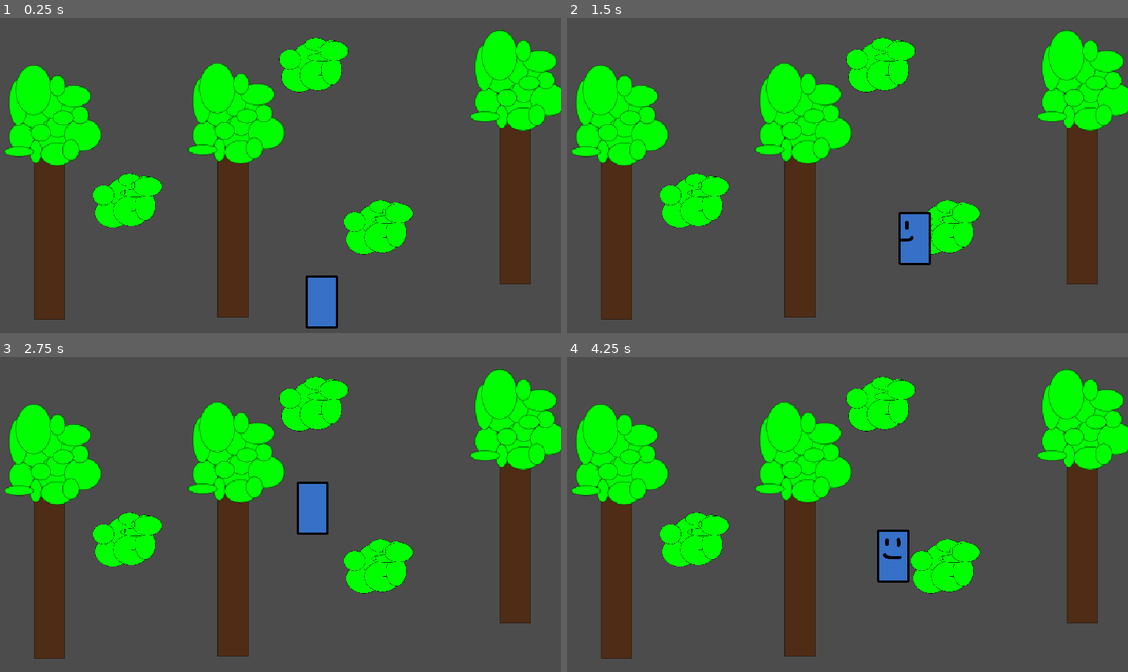
Above: before the commit, frames 1-4 (two rows, left to right).
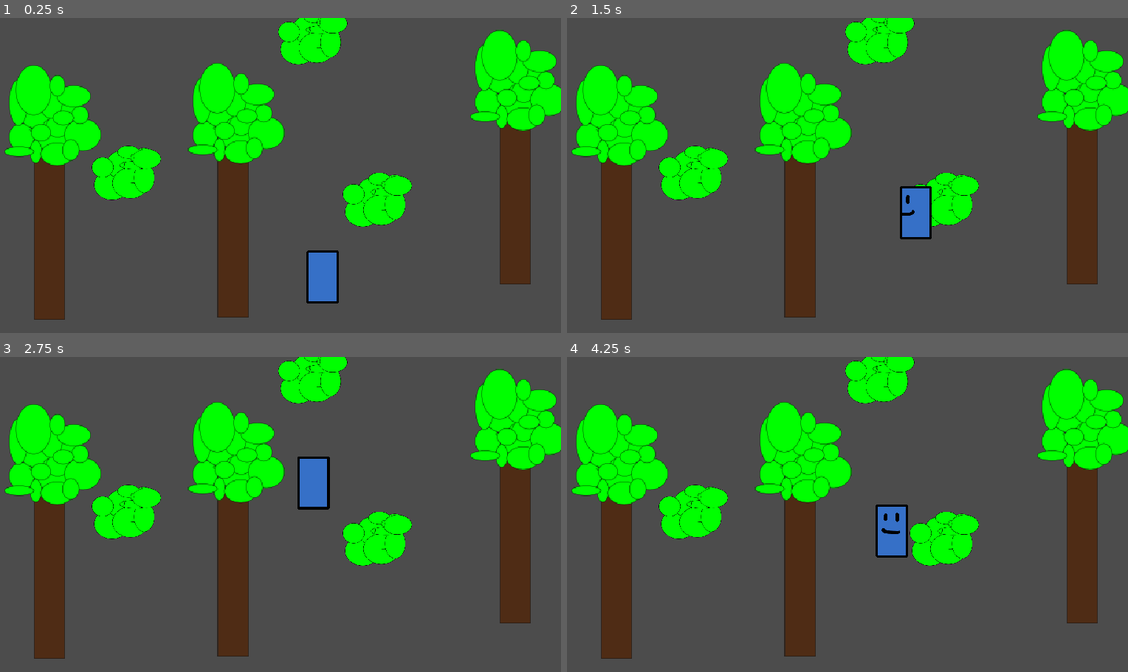
Above: after the commit, the same moments.

Repository: OpenLearningQuest/game
Game: Godot game, scene res://scenes/places/place_one.tscn
Same seed, same stepped clock (60 frames per second), same inputs: the game is played once before the commit and once after it.
Inputs (mouse positions are in pixels of both pictures, inside the frame that each line leads up to):
- Up to frame 1 (0.25 s): no input
- Up to frame 2 (1.5 s): tap Enter at 0.5 s; move the mouse to (965, 166) at 0.52 s; press the mouse at (965, 166) at 0.53 s; move the mouse to (712, 200) at 1.27 s; release the mouse at (712, 200) at 1.28 s; click (712, 200) at 1.35 s
- Up to frame 3 (2.75 s): move the mouse to (325, 451) at 2.02 s; press the mouse at (325, 451) at 2.03 s
- Up to frame 4 (4.25 s): move the mouse to (802, 590) at 2.77 s; release the mouse at (802, 590) at 2.78 s; click (802, 590) at 2.85 s; move the mouse to (1010, 574) at 3.52 s; press the mouse at (1010, 574) at 3.53 s

The runs differ from the first frame. In frame 1, 7.1% of the frame differs, in the area x 16-74%, y 0-99%; in frame 2, 6.6%; in frame 3, 7.1%; in frame 4, 7.2%, in the area x 16-74%, y 0-76%.

Commit message:
Tweak interactivity

Diff:
--- a/project/resources/scenery/source/tree-and-bush.svg
+++ b/project/resources/scenery/source/tree-and-bush.svg
@@ -161,8 +161,8 @@
        x="145.90225"
        y="170.8726"
        inkscape:export-filename="/media/brylie/SecondHD/Code/OpenLearningQuest/game/project/resources/scenery/tree.png"
-       inkscape:export-xdpi="96"
-       inkscape:export-ydpi="96" />
+       inkscape:export-xdpi="36.919998"
+       inkscape:export-ydpi="36.919998" />
     <ellipse
        style="fill:#00ff00;stroke:#000000;stroke-width:0.264583;stroke-linejoin:bevel"
        id="path1379"
@@ -171,8 +171,8 @@
        rx="15.775093"
        ry="6.9516673"
        inkscape:export-filename="/media/brylie/SecondHD/Code/OpenLearningQuest/game/project/resources/scenery/tree.png"
-       inkscape:export-xdpi="96"
-       inkscape:export-ydpi="96" />
+       inkscape:export-xdpi="36.919998"
+       inkscape:export-ydpi="36.919998" />
     <ellipse
        style="fill:#00ff00;stroke:#000000;stroke-width:0.264583;stroke-linejoin:bevel"
        id="path1381"
@@ -181,8 +181,8 @@
        rx="9.3768978"
        ry="10.177717"
        inkscape:export-filename="/media/brylie/SecondHD/Code/OpenLearningQuest/game/project/resources/scenery/tree.png"
-       inkscape:export-xdpi="96"
-       inkscape:export-ydpi="96" />
+       inkscape:export-xdpi="36.919998"
+       inkscape:export-ydpi="36.919998" />
     <ellipse
        style="fill:#00ff00;stroke:#000000;stroke-width:0.264583;stroke-linejoin:bevel"
        id="path1383"
@@ -191,8 +191,8 @@
        rx="4.4179955"
        ry="8.4792595"
        inkscape:export-filename="/media/brylie/SecondHD/Code/OpenLearningQuest/game/project/resources/scenery/tree.png"
-       inkscape:export-xdpi="96"
-       inkscape:export-ydpi="96" />
+       inkscape:export-xdpi="36.919998"
+       inkscape:export-ydpi="36.919998" />
     <ellipse
        style="fill:#00ff00;stroke:#000000;stroke-width:0.264583;stroke-linejoin:bevel"
        id="path1385"
@@ -201,8 +201,8 @@
        rx="12.155443"
        ry="8.5409842"
        inkscape:export-filename="/media/brylie/SecondHD/Code/OpenLearningQuest/game/project/resources/scenery/tree.png"
-       inkscape:export-xdpi="96"
-       inkscape:export-ydpi="96" />
+       inkscape:export-xdpi="36.919998"
+       inkscape:export-ydpi="36.919998" />
     <ellipse
        style="fill:#00ff00;stroke:#000000;stroke-width:0.264583;stroke-linejoin:bevel"
        id="path1387"
@@ -211,8 +211,8 @@
        rx="12.76481"
        ry="8.7206402"
        inkscape:export-filename="/media/brylie/SecondHD/Code/OpenLearningQuest/game/project/resources/scenery/tree.png"
-       inkscape:export-xdpi="96"
-       inkscape:export-ydpi="96" />
+       inkscape:export-xdpi="36.919998"
+       inkscape:export-ydpi="36.919998" />
     <ellipse
        style="fill:#00ff00;stroke:#000000;stroke-width:0.264583;stroke-linejoin:bevel"
        id="path1389"
@@ -221,8 +221,8 @@
        rx="8.6155024"
        ry="2.9608946"
        inkscape:export-filename="/media/brylie/SecondHD/Code/OpenLearningQuest/game/project/resources/scenery/tree.png"
-       inkscape:export-xdpi="96"
-       inkscape:export-ydpi="96" />
+       inkscape:export-xdpi="36.919998"
+       inkscape:export-ydpi="36.919998" />
     <ellipse
        style="fill:#00ff00;stroke:#000000;stroke-width:0.264583;stroke-linejoin:bevel"
        id="path1391"
@@ -231,8 +231,8 @@
        rx="6.8759308"
        ry="4.2216516"
        inkscape:export-filename="/media/brylie/SecondHD/Code/OpenLearningQuest/game/project/resources/scenery/tree.png"
-       inkscape:export-xdpi="96"
-       inkscape:export-ydpi="96" />
+       inkscape:export-xdpi="36.919998"
+       inkscape:export-ydpi="36.919998" />
     <ellipse
        style="fill:#00ff00;stroke:#000000;stroke-width:0.264583;stroke-linejoin:bevel"
        id="path1393"
@@ -241,8 +241,8 @@
        rx="3.3292117"
        ry="4.0541382"
        inkscape:export-filename="/media/brylie/SecondHD/Code/OpenLearningQuest/game/project/resources/scenery/tree.png"
-       inkscape:export-xdpi="96"
-       inkscape:export-ydpi="96" />
+       inkscape:export-xdpi="36.919998"
+       inkscape:export-ydpi="36.919998" />
     <ellipse
        style="fill:#00ff00;stroke:#000000;stroke-width:0.264583;stroke-linejoin:bevel"
        id="path1395"
@@ -251,8 +251,8 @@
        rx="2.9116955"
        ry="2.7020705"
        inkscape:export-filename="/media/brylie/SecondHD/Code/OpenLearningQuest/game/project/resources/scenery/tree.png"
-       inkscape:export-xdpi="96"
-       inkscape:export-ydpi="96" />
+       inkscape:export-xdpi="36.919998"
+       inkscape:export-ydpi="36.919998" />
     <ellipse
        style="fill:#00ff00;stroke:#000000;stroke-width:0.264583;stroke-linejoin:bevel"
        id="path1397"
@@ -261,8 +261,8 @@
        rx="4.4840798"
        ry="2.4198697"
        inkscape:export-filename="/media/brylie/SecondHD/Code/OpenLearningQuest/game/project/resources/scenery/tree.png"
-       inkscape:export-xdpi="96"
-       inkscape:export-ydpi="96" />
+       inkscape:export-xdpi="36.919998"
+       inkscape:export-ydpi="36.919998" />
     <ellipse
        style="fill:#00ff00;stroke:#000000;stroke-width:0.264583;stroke-linejoin:bevel"
        id="path1399"
@@ -271,8 +271,8 @@
        rx="2.3514009"
        ry="4.5995455"
        inkscape:export-filename="/media/brylie/SecondHD/Code/OpenLearningQuest/game/project/resources/scenery/tree.png"
-       inkscape:export-xdpi="96"
-       inkscape:export-ydpi="96" />
+       inkscape:export-xdpi="36.919998"
+       inkscape:export-ydpi="36.919998" />
     <ellipse
        style="fill:#00ff00;stroke:#000000;stroke-width:0.264583;stroke-linejoin:bevel"
        id="path1401"
@@ -281,8 +281,8 @@
        rx="2.4767029"
        ry="0.94208604"
        inkscape:export-filename="/media/brylie/SecondHD/Code/OpenLearningQuest/game/project/resources/scenery/tree.png"
-       inkscape:export-xdpi="96"
-       inkscape:export-ydpi="96" />
+       inkscape:export-xdpi="36.919998"
+       inkscape:export-ydpi="36.919998" />
     <ellipse
        style="fill:#00ff00;stroke:#000000;stroke-width:0.264583;stroke-linejoin:bevel"
        id="path1403"
@@ -291,8 +291,8 @@
        rx="8.5977612"
        ry="8.0654583"
        inkscape:export-filename="/media/brylie/SecondHD/Code/OpenLearningQuest/game/project/resources/scenery/tree.png"
-       inkscape:export-xdpi="96"
-       inkscape:export-ydpi="96" />
+       inkscape:export-xdpi="36.919998"
+       inkscape:export-ydpi="36.919998" />
     <ellipse
        style="fill:#00ff00;stroke:#000000;stroke-width:0.264583;stroke-linejoin:bevel"
        id="path1405"
@@ -301,8 +301,8 @@
        rx="13.532653"
        ry="11.889474"
        inkscape:export-filename="/media/brylie/SecondHD/Code/OpenLearningQuest/game/project/resources/scenery/tree.png"
-       inkscape:export-xdpi="96"
-       inkscape:export-ydpi="96" />
+       inkscape:export-xdpi="36.919998"
+       inkscape:export-ydpi="36.919998" />
     <ellipse
        style="fill:#00ff00;stroke:#000000;stroke-width:0.264583;stroke-linejoin:bevel"
        id="path1407"
@@ -311,8 +311,8 @@
        rx="6.1467257"
        ry="7.785388"
        inkscape:export-filename="/media/brylie/SecondHD/Code/OpenLearningQuest/game/project/resources/scenery/tree.png"
-       inkscape:export-xdpi="96"
-       inkscape:export-ydpi="96" />
+       inkscape:export-xdpi="36.919998"
+       inkscape:export-ydpi="36.919998" />
     <ellipse
        style="fill:#00ff00;stroke:#000000;stroke-width:0.279292;stroke-linejoin:bevel"
        id="path1409"
@@ -321,8 +321,8 @@
        rx="10.985414"
        ry="3.6492679"
        inkscape:export-filename="/media/brylie/SecondHD/Code/OpenLearningQuest/game/project/resources/scenery/tree.png"
-       inkscape:export-xdpi="96"
-       inkscape:export-ydpi="96" />
+       inkscape:export-xdpi="36.919998"
+       inkscape:export-ydpi="36.919998" />
     <ellipse
        style="fill:#00ff00;stroke:#000000;stroke-width:0.264583;stroke-linejoin:bevel"
        id="path1513"
@@ -331,8 +331,8 @@
        rx="6.8065119"
        ry="7.925313"
        inkscape:export-filename="/media/brylie/SecondHD/Code/OpenLearningQuest/game/project/resources/scenery/tree.png"
-       inkscape:export-xdpi="96"
-       inkscape:export-ydpi="96" />
+       inkscape:export-xdpi="36.919998"
+       inkscape:export-ydpi="36.919998" />
     <ellipse
        style="fill:#00ff00;stroke:#000000;stroke-width:0.264583;stroke-linejoin:bevel"
        id="path1515"
@@ -341,8 +341,8 @@
        rx="8.4537239"
        ry="12.01437"
        inkscape:export-filename="/media/brylie/SecondHD/Code/OpenLearningQuest/game/project/resources/scenery/tree.png"
-       inkscape:export-xdpi="96"
-       inkscape:export-ydpi="96" />
+       inkscape:export-xdpi="36.919998"
+       inkscape:export-ydpi="36.919998" />
     <ellipse
        style="fill:#00ff00;stroke:#000000;stroke-width:0.264583;stroke-linejoin:bevel"
        id="path1517"
@@ -351,8 +351,8 @@
        rx="6.8680367"
        ry="17.075674"
        inkscape:export-filename="/media/brylie/SecondHD/Code/OpenLearningQuest/game/project/resources/scenery/tree.png"
-       inkscape:export-xdpi="96"
-       inkscape:export-ydpi="96" />
+       inkscape:export-xdpi="36.919998"
+       inkscape:export-ydpi="36.919998" />
     <ellipse
        style="fill:#00ff00;stroke:#000000;stroke-width:0.264583;stroke-linejoin:bevel"
        id="path1519"
@@ -361,8 +361,8 @@
        rx="2.6072605"
        ry="12.480451"
        inkscape:export-filename="/media/brylie/SecondHD/Code/OpenLearningQuest/game/project/resources/scenery/tree.png"
-       inkscape:export-xdpi="96"
-       inkscape:export-ydpi="96" />
+       inkscape:export-xdpi="36.919998"
+       inkscape:export-ydpi="36.919998" />
     <ellipse
        style="fill:#00ff00;stroke:#000000;stroke-width:0.264583;stroke-linejoin:bevel"
        id="path1521"
@@ -371,8 +371,8 @@
        rx="13.218514"
        ry="18.57329"
        inkscape:export-filename="/media/brylie/SecondHD/Code/OpenLearningQuest/game/project/resources/scenery/tree.png"
-       inkscape:export-xdpi="96"
-       inkscape:export-ydpi="96" />
+       inkscape:export-xdpi="36.919998"
+       inkscape:export-ydpi="36.919998" />
     <ellipse
        style="fill:#00ff00;stroke:#000000;stroke-width:0.264583;stroke-linejoin:bevel"
        id="path2545"
@@ -381,8 +381,8 @@
        rx="6.3336525"
        ry="6.5331817"
        inkscape:export-filename="/media/brylie/SecondHD/Code/OpenLearningQuest/game/project/resources/scenery/tree.png"
-       inkscape:export-xdpi="96"
-       inkscape:export-ydpi="96" />
+       inkscape:export-xdpi="36.919998"
+       inkscape:export-ydpi="36.919998" />
     <ellipse
        style="fill:#00ff00;stroke:#000000;stroke-width:0.264583;stroke-linejoin:bevel"
        id="path2547"
@@ -391,8 +391,8 @@
        rx="12.543383"
        ry="7.9504781"
        inkscape:export-filename="/media/brylie/SecondHD/Code/OpenLearningQuest/game/project/resources/scenery/tree.png"
-       inkscape:export-xdpi="96"
-       inkscape:export-ydpi="96" />
+       inkscape:export-xdpi="36.919998"
+       inkscape:export-ydpi="36.919998" />
     <ellipse
        style="fill:#00ff00;stroke:#000000;stroke-width:0.264583;stroke-linejoin:bevel"
        id="path2549"
@@ -401,8 +401,8 @@
        rx="5.6257114"
        ry="7.8381586"
        inkscape:export-filename="/media/brylie/SecondHD/Code/OpenLearningQuest/game/project/resources/scenery/tree.png"
-       inkscape:export-xdpi="96"
-       inkscape:export-ydpi="96" />
+       inkscape:export-xdpi="36.919998"
+       inkscape:export-ydpi="36.919998" />
     <ellipse
        style="fill:#00ff00;stroke:#000000;stroke-width:0.264583;stroke-linejoin:bevel"
        id="path2575"
@@ -411,8 +411,8 @@
        rx="7.7048359"
        ry="5.2185507"
        inkscape:export-filename="/media/brylie/SecondHD/Code/OpenLearningQuest/game/project/resources/scenery/tree.png"
-       inkscape:export-xdpi="96"
-       inkscape:export-ydpi="96" />
+       inkscape:export-xdpi="36.919998"
+       inkscape:export-ydpi="36.919998" />
     <ellipse
        style="fill:#00ff00;stroke:#000000;stroke-width:0.264583;stroke-linejoin:bevel"
        id="path2577"
@@ -421,8 +421,8 @@
        rx="7.2984037"
        ry="6.3390737"
        inkscape:export-filename="/media/brylie/SecondHD/Code/OpenLearningQuest/game/project/resources/scenery/tree.png"
-       inkscape:export-xdpi="96"
-       inkscape:export-ydpi="96" />
+       inkscape:export-xdpi="36.919998"
+       inkscape:export-ydpi="36.919998" />
     <circle
        id="path2719"
        style="fill:#00ff00;stroke:#000000;stroke-width:0.264583"
@@ -430,8 +430,8 @@
        cy="147.09644"
        r="0.048185274"
        inkscape:export-filename="/media/brylie/SecondHD/Code/OpenLearningQuest/game/project/resources/scenery/tree.png"
-       inkscape:export-xdpi="96"
-       inkscape:export-ydpi="96" />
+       inkscape:export-xdpi="36.919998"
+       inkscape:export-ydpi="36.919998" />
     <circle
        id="path2721"
        style="fill:#00ff00;stroke:#000000;stroke-width:0.264583"
@@ -439,7 +439,7 @@
        cy="147.09644"
        r="0.048185274"
        inkscape:export-filename="/media/brylie/SecondHD/Code/OpenLearningQuest/game/project/resources/scenery/tree.png"
-       inkscape:export-xdpi="96"
-       inkscape:export-ydpi="96" />
+       inkscape:export-xdpi="36.919998"
+       inkscape:export-ydpi="36.919998" />
   </g>
 </svg>
--- a/project/scenes/characters/Player.tscn
+++ b/project/scenes/characters/Player.tscn
@@ -56,6 +56,7 @@
 script = ExtResource( 2 )
 
 [node name="PlayerSprite" type="Sprite" parent="."]
+position = Vector2( 1, -27 )
 scale = Vector2( 0.25, 0.25 )
 texture = ExtResource( 1 )
 hframes = 3
@@ -67,5 +68,5 @@
 anims/MoveUp = SubResource( 3 )
 
 [node name="CollisionShape2D" type="CollisionShape2D" parent="."]
-position = Vector2( -0.5, 22 )
+position = Vector2( 0, -5 )
 shape = SubResource( 4 )
--- a/project/scenes/scenery/Bush.tscn
+++ b/project/scenes/scenery/Bush.tscn
@@ -3,16 +3,16 @@
 [ext_resource path="res://resources/scenery/bush.png" type="Texture" id=1]
 
 [sub_resource type="RectangleShape2D" id=1]
-extents = Vector2( 40, 7 )
+extents = Vector2( 38, 7 )
 
 [node name="Bush" type="StaticBody2D"]
 collision_layer = 2
 
 [node name="BushSprite" type="Sprite" parent="."]
-position = Vector2( 1, 0 )
+position = Vector2( 0, -30 )
 scale = Vector2( 0.3, 0.3 )
 texture = ExtResource( 1 )
 
 [node name="CollisionShape2D" type="CollisionShape2D" parent="."]
-position = Vector2( 2, 21 )
+position = Vector2( -2, -7 )
 shape = SubResource( 1 )
